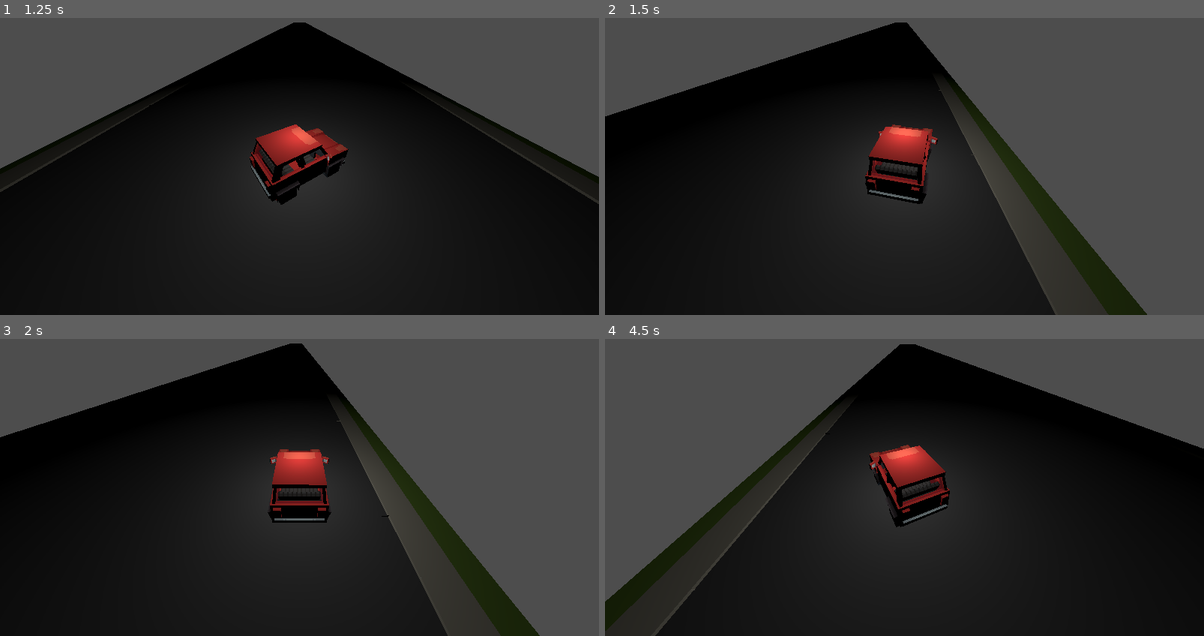
Above: before the commit, frames 1-4 (two rows, left to right).
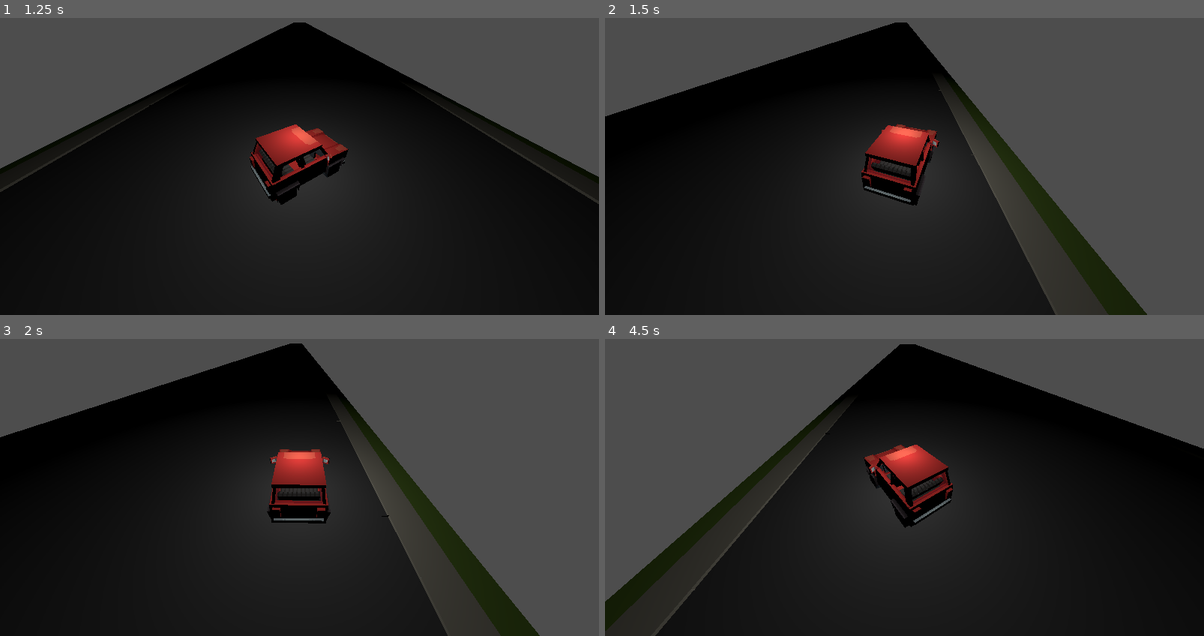
Above: after the commit, the same moments.

Repository: Calverin/Radio-Rideshare
Game: Godot game, scene res://Scenes/root.tscn
Same seed, same stepped clock (60 frames per second), same inputs: the game is played once before the commit and once after it.
Inputs:
- Up to frame 1 (1.25 s): tap Enter (ui_accept) at 0.5, 0.77 s; hold D (steer_right) from 0.53 s (still down); hold Space (drift) from 0.53 s (still down)
- Up to frame 2 (1.5 s): release D (steer_right) at 1.28 s; release Space (drift) at 1.28 s; hold Down (ui_down) from 1.28 s (still down); tap Space (drift) at 1.35 s
- Up to frame 3 (2 s): keep holding Down (ui_down); tap Enter (ui_accept) at 1.52 s
- Up to frame 4 (4.5 s): release Down (ui_down) at 2.03 s; hold D (steer_right) 2.03-2.78 s; hold Space (drift) 2.03-2.78 s; hold Up (ui_up) 2.78-3.53 s; tap Space (drift) at 2.85, 4.35 s; tap Enter (ui_accept) at 3.02, 3.77 s; hold Space (drift) 3.53-4.28 s; hold A (steer_left) from 3.53 s (still down)

Frame 1 is identical in both runs. In frame 2, 0.9% of the frame differs, in the area x 42-56%, y 35-64%; in frame 3, 0.1%; in frame 4, 1.1%, in the area x 43-59%, y 35-64%.

Commit message:
Turning without drifting

Diff:
--- a/Scripts/car.gd
+++ b/Scripts/car.gd
@@ -20,7 +20,15 @@
 	if drifting:
 		drift(delta)
 	else:
-		$Body.rotation.y = lerpf($Body.rotation.y, 0, delta * 10)
+		$Body.rotation.y = lerpf($Body.rotation.y, 0, delta * 6)
+		if Input.is_action_just_pressed("steer_left"):
+			$Body.rotation.y += 0.25
+			switch_lane(-1)
+		if Input.is_action_just_pressed("steer_right"):
+			$Body.rotation.y -= 0.25
+			switch_lane(1)
+
+
 
 	## Movement
 	position.x = lerpf(position.x, current_lane * 10, delta * 20)
@@ -43,10 +51,10 @@
 	if not Input.is_action_pressed("drift"):
 		drifting = false
 		drift_time = 0
-		switch_lane()
+		switch_lane(drift_direction)
 
-func switch_lane():
-	if drift_direction == -1 and current_lane > 1:
+func switch_lane(dir):
+	if dir == -1 and current_lane > 1:
 		current_lane -= 1
-	if drift_direction == 1 and current_lane < lanes:
+	if dir == 1 and current_lane < lanes:
 		current_lane += 1
